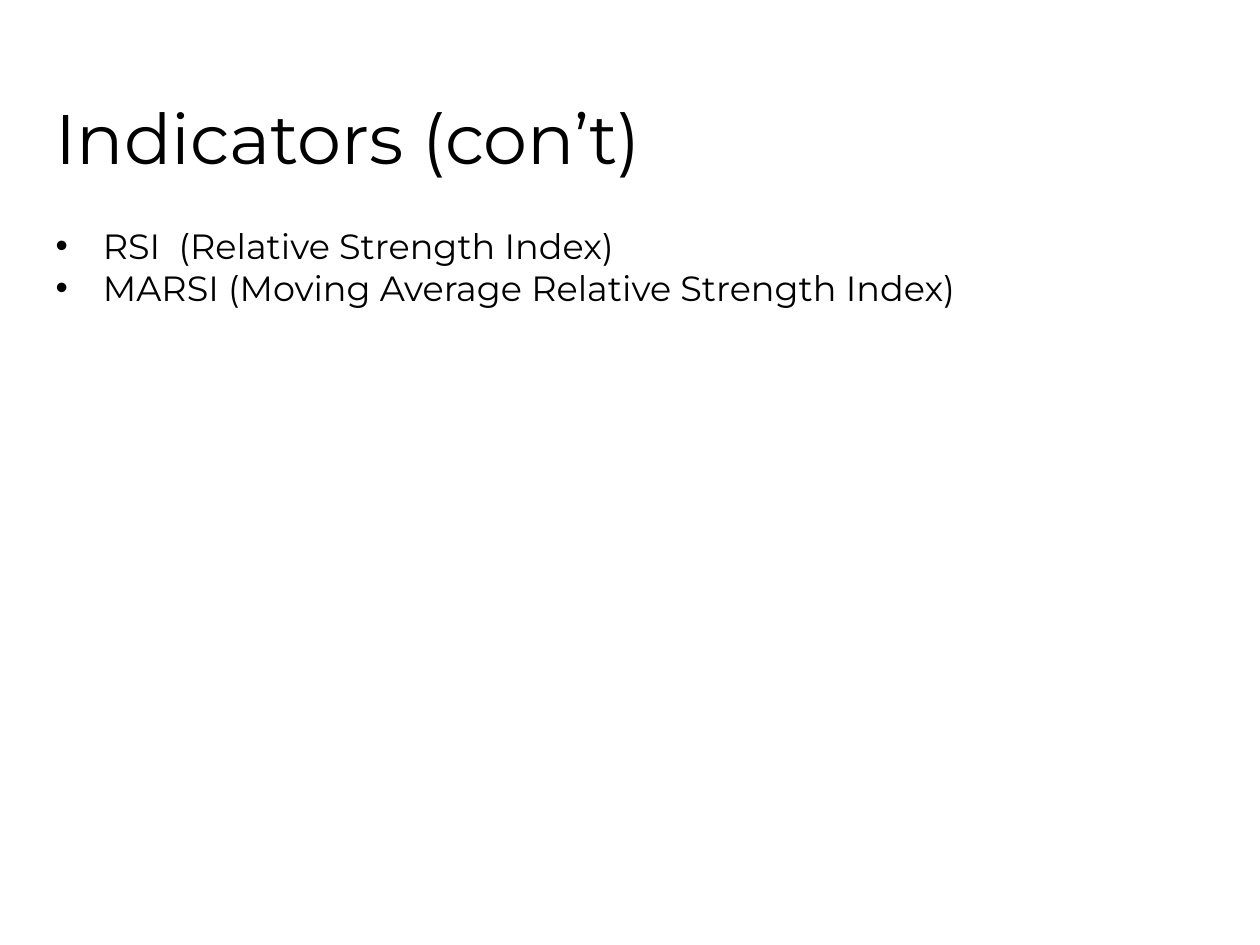
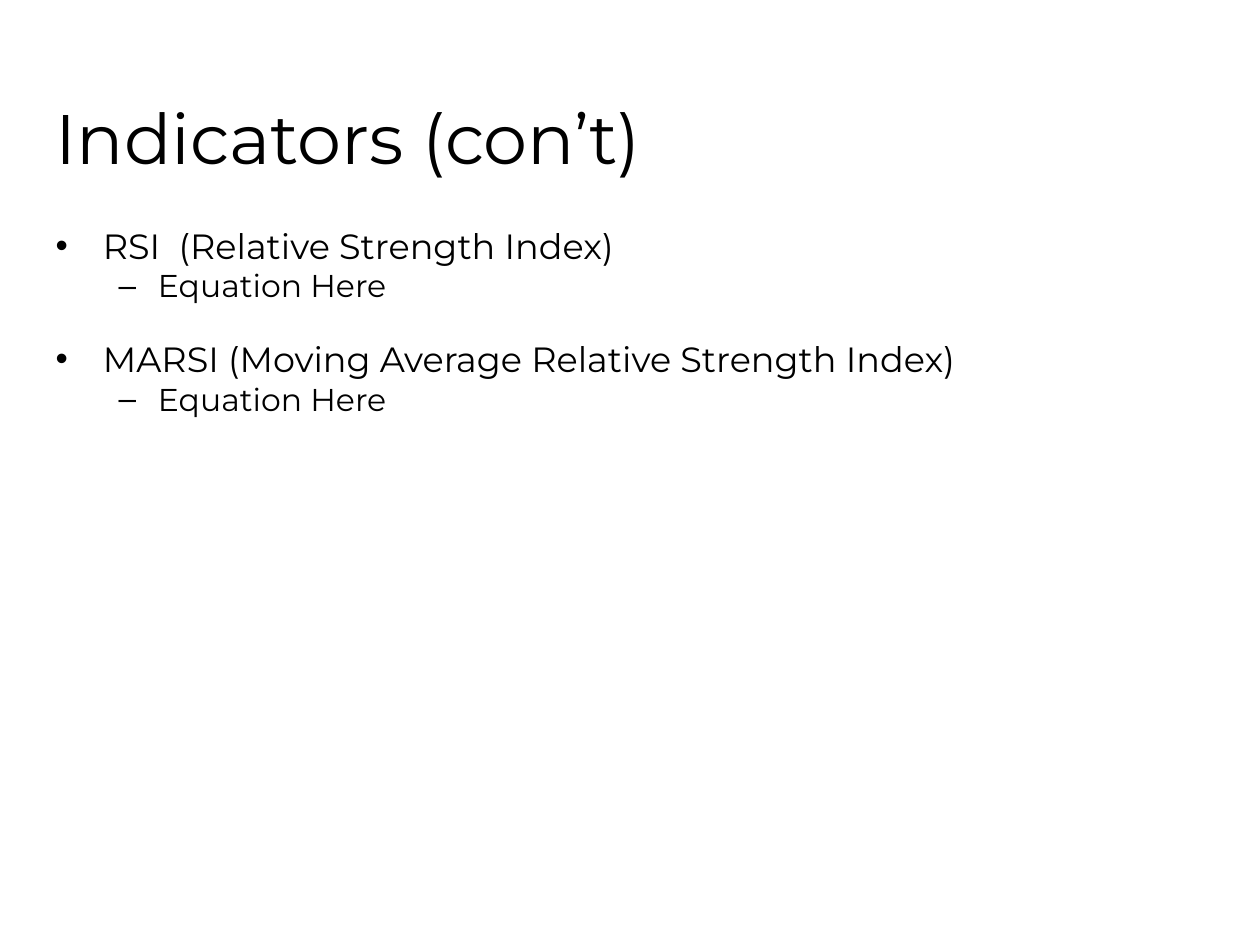
Before and after one commit to fhh23/Evolving-Stock-Market-Indicators-Using-Multi-Objective-Genetic-Algorithms, a slide deck: slide 12 of CSE848_Hormasji_Reiff_PaperPresentation.pptx. Drawn at 1260x945 pixels with LibreOffice and Linux fonts; fonts in the diff are those of the drawing; background and template pictures are left out. Boxes give left, top, right and bottom in pixels: in the first picture for what was removed or moved away, otherwise in the second. Text is boxed around its words. In the diff, an @@ line names an element or a change of style, - is before the commit and + after.

```diff
--- a/CSE848_Hormasji_Reiff_PaperPresentation.pptx
+++ b/CSE848_Hormasji_Reiff_PaperPresentation.pptx
@@ text at (158, 273, 386, 303): paragraph added @@
+  – Equation Here
@@ text at (158, 387, 386, 417): paragraph added @@
+  – Equation Here
```
Also in this commit, not shown: 5 other slides changed, 5 slides added.
